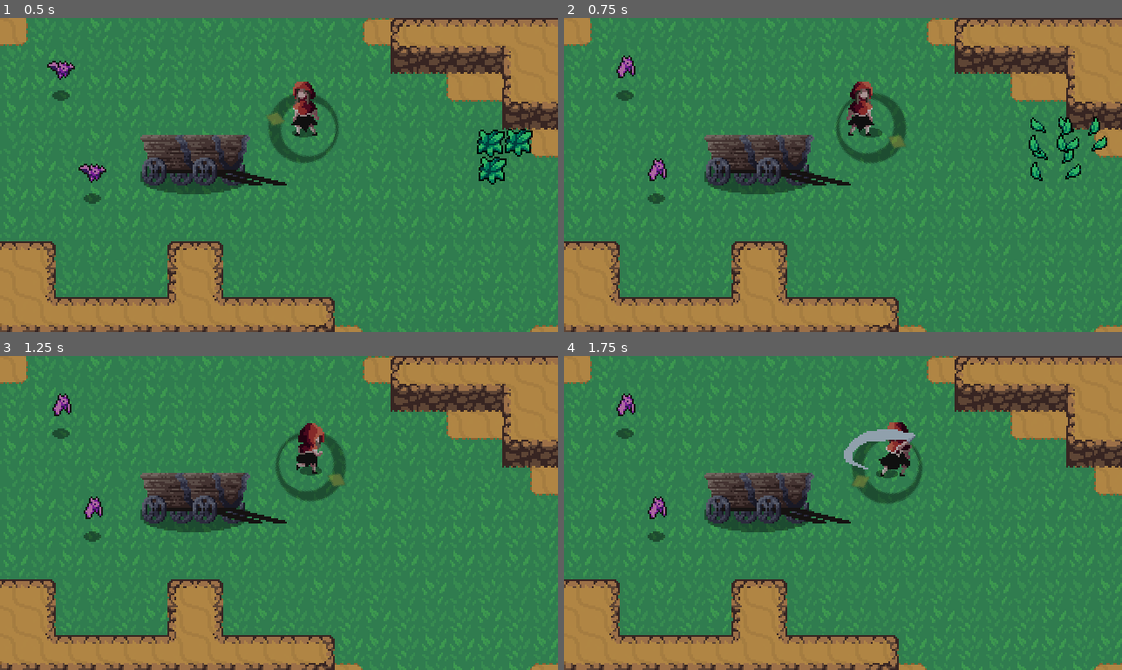
Above: before the commit, frames 1-4 (two rows, left to right).
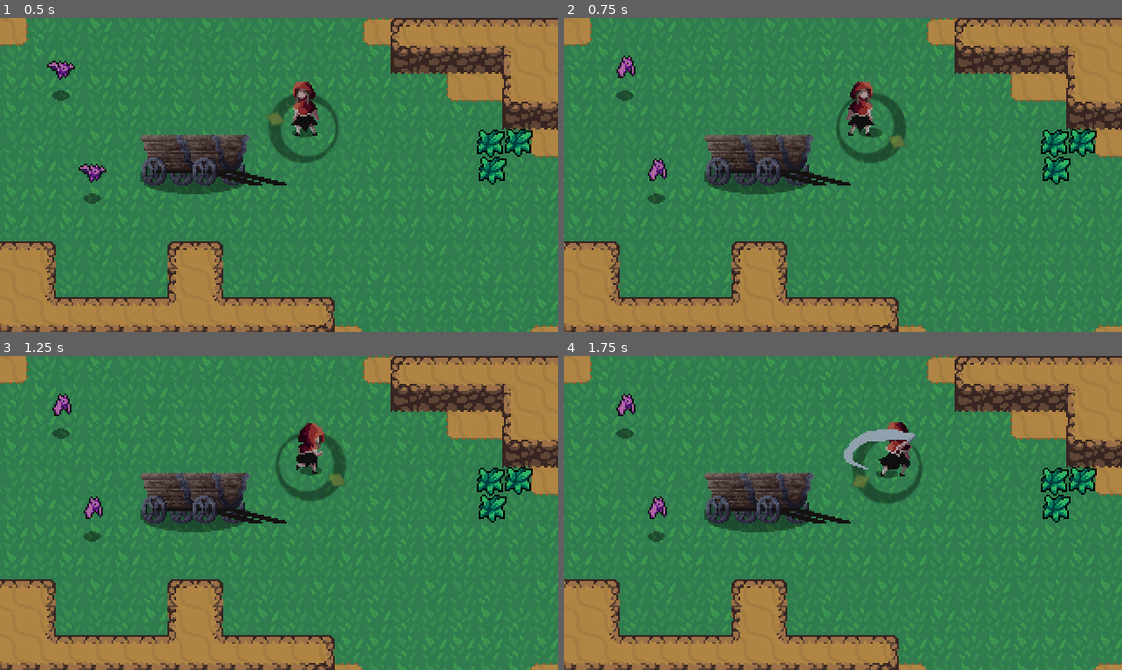
Above: after the commit, the same moments.

Repository: 2BytesGoat/godot-games
Game: Godot game, scene res://World/World.tscn
Two runs of this game, one before a commit and one after it. Both use one fixed random seed, a clock stepped at 60 frames per second and the inputs below.
Inputs (mouse positions are in pixels of both pictures, inside the frame that each line leads up to):
- Up to frame 1 (0.5 s): no input
- Up to frame 2 (0.75 s): move the mouse to (965, 159) at 0.52 s; hold Right (ui_right) from 0.53 s (still down); click (965, 159) at 0.6 s
- Up to frame 3 (1.25 s): keep holding Right (ui_right)
- Up to frame 4 (1.75 s): move the mouse to (731, 528) at 1.27 s; release Right (ui_right) at 1.28 s; hold Down (ui_down) from 1.28 s (still down); click (731, 528) at 1.35 s

Frame 1 is identical in both runs. In frame 2, 1.5% of the frame differs, in the area x 83-98%, y 31-54%; in frame 3, 1.0%; in frame 4, 1.0%.

Commit message:
Add hitbox and hurtbox

Diff:
--- /dev/null
+++ b/hearthbeast_with_a_twist/Boxes/HitBox.tscn
@@ -0,0 +1,5 @@
+[gd_scene format=2]
+
+[node name="HitBox" type="Area2D"]
+
+[node name="CollisionShape2D" type="CollisionShape2D" parent="."]
--- /dev/null
+++ b/hearthbeast_with_a_twist/Boxes/HurtBox.tscn
@@ -0,0 +1,5 @@
+[gd_scene format=2]
+
+[node name="HurtBox" type="Area2D"]
+
+[node name="CollisionShape2D" type="CollisionShape2D" parent="."]
--- a/hearthbeast_with_a_twist/Player/Player.tscn
+++ b/hearthbeast_with_a_twist/Player/Player.tscn
@@ -1,10 +1,15 @@
-[gd_scene load_steps=25 format=2]
+[gd_scene load_steps=27 format=2]
 
 [ext_resource path="res://Player/Assets/red hood itch free Copy-Sheet.png" type="Texture" id=1]
 [ext_resource path="res://Player/Player.gd" type="Script" id=2]
 [ext_resource path="res://Player/Assets/run turnaround-Sheet.png" type="Texture" id=3]
 [ext_resource path="res://Shadows/MediumShadow.png" type="Texture" id=4]
 [ext_resource path="res://Player/Assets/cursor_smol.png" type="Texture" id=5]
+[ext_resource path="res://Boxes/HitBox.tscn" type="PackedScene" id=6]
+
+[sub_resource type="CapsuleShape2D" id=20]
+radius = 9.375
+height = 13.75
 
 [sub_resource type="CapsuleShape2D" id=1]
 radius = 4.52213
@@ -57,6 +62,18 @@
 "method": "attack_animation_finished"
 } ]
 }
+tracks/2/type = "value"
+tracks/2/path = NodePath("SpritePlayer/HitBoxPivot/HitBox/CollisionShape2D:disabled")
+tracks/2/interp = 1
+tracks/2/loop_wrap = true
+tracks/2/imported = false
+tracks/2/enabled = true
+tracks/2/keys = {
+"times": PoolRealArray( 0.2, 0.4 ),
+"transitions": PoolRealArray( 1, 1 ),
+"update": 1,
+"values": [ false, true ]
+}
 
 [sub_resource type="Animation" id=4]
 resource_name = "RangedHeavy"
@@ -226,6 +243,16 @@
 
 [node name="ArrowSpawnPosition" type="Position2D" parent="SpritePlayer"]
 position = Vector2( 0, 14 )
+
+[node name="HitBoxPivot" type="Position2D" parent="SpritePlayer"]
+position = Vector2( 18, 15.875 )
+
+[node name="HitBox" parent="SpritePlayer/HitBoxPivot" instance=ExtResource( 6 )]
+position = Vector2( 0, 0.125 )
+
+[node name="CollisionShape2D" parent="SpritePlayer/HitBoxPivot/HitBox" index="0"]
+shape = SubResource( 20 )
+disabled = true
 
 [node name="PlayerTurn" type="Sprite" parent="."]
 visible = false
@@ -248,10 +275,12 @@
 anims/Skip = SubResource( 7 )
 
 [node name="AnimationTree" type="AnimationTree" parent="."]
-tree_root = SubResource( 15 )
+tree_root = SubResource( 18 )
 anim_player = NodePath("../AnimationPlayer")
 active = true
-parameters/playback = SubResource( 16 )
+parameters/playback = SubResource( 19 )
 parameters/conditions/isIdle = false
 parameters/conditions/isRunning = false
 parameters/conditions/shootArrow = false
+
+[editable path="SpritePlayer/HitBoxPivot/HitBox"]
--- a/hearthbeast_with_a_twist/World/Grass.gd
+++ b/hearthbeast_with_a_twist/World/Grass.gd
@@ -1,10 +1,12 @@
 extends Node2D
 
-func _process(delta):
-	if Input.is_action_just_pressed("hero_attack"):
-		var GrassEffect = load("res://World/GrassEffect.tscn")
-		var grass_effect = GrassEffect.instance()
-		var world = get_tree().current_scene
-		world.add_child(grass_effect)
-		grass_effect.global_position = global_position
-		queue_free()
+func create_grass():
+	var GrassEffect = load("res://World/GrassEffect.tscn")
+	var grass_effect = GrassEffect.instance()
+	var world = get_tree().current_scene
+	world.add_child(grass_effect)
+	grass_effect.global_position = global_position
+
+func _on_HurtBox_area_entered(area):
+	create_grass()
+	queue_free()
--- a/hearthbeast_with_a_twist/World/Grass.tscn
+++ b/hearthbeast_with_a_twist/World/Grass.tscn
@@ -1,7 +1,11 @@
-[gd_scene load_steps=3 format=2]
+[gd_scene load_steps=5 format=2]
 
 [ext_resource path="res://World/Assets/Grass.png" type="Texture" id=1]
 [ext_resource path="res://World/Grass.gd" type="Script" id=2]
+[ext_resource path="res://Boxes/HurtBox.tscn" type="PackedScene" id=3]
+
+[sub_resource type="RectangleShape2D" id=1]
+extents = Vector2( 6.9203, 7.28939 )
 
 [node name="Grass" type="Node2D"]
 script = ExtResource( 2 )
@@ -9,3 +13,12 @@
 [node name="Sprite" type="Sprite" parent="."]
 position = Vector2( 8, 8 )
 texture = ExtResource( 1 )
+
+[node name="HurtBox" parent="." instance=ExtResource( 3 )]
+
+[node name="CollisionShape2D" parent="HurtBox" index="0"]
+position = Vector2( 8, 8 )
+shape = SubResource( 1 )
+[connection signal="area_entered" from="HurtBox" to="." method="_on_HurtBox_area_entered"]
+
+[editable path="HurtBox"]
Not shown: 1 places in hearthbeast_with_a_twist/Player/Player.tscn that only renumber resources
